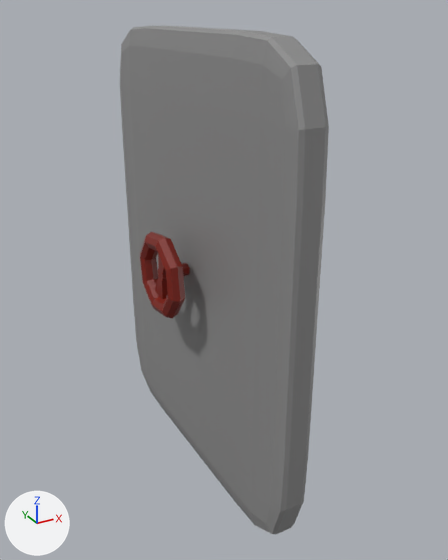
What one commit did to the Blender file Assets/Models/BlenderModels/GridArtAttempt1/DeadBolt.blend.
Both versions are drawn from a 50 mm lens placed at (-1.14, -2.28, 1.06), pointed at (0.07, -0.07, -0.04). Every picture has the same lights, and +X, +Y and +Z are marked at lower left.

The scene before the commit, as lines of its bpy script (objects in view):
```python
me_cube = bpy.data.meshes.new('Cube')
me_cube.from_pydata(...)  # 386 vertices, 384 faces; spans x -1.0..1.0, y -1.0..1.0, z -1.0..1.0
me_cube.materials.append(mat_material)  # picture img_imphenziapalette01_png
me_cube_003 = bpy.data.meshes.new('Cube.003')
me_cube_003.from_pydata(...)  # 200 vertices, 188 faces; spans x -3.11..2.9, y -0.25..0.25, z -0.18..0.2
me_cube_003.materials.append(mat_material)  # picture img_imphenziapalette01_png
ob_cube_002 = bpy.data.objects.new('Cube.002', me_cube)
ob_cube_002.location = (0.0, 0.0, 0.0)
ob_cube_002.scale = (0.0747, 0.777, 0.991)
ob_cube_003 = bpy.data.objects.new('Cube.003', me_cube_003)
ob_cube_003.location = (0.0, 0.0, 0.0)
ob_cube_003.rotation_euler = (0.256, 0.0, 0.0)  # degrees (15, 0, 0)
ob_cube_003.scale = (0.0747, 0.777, 0.991)
```
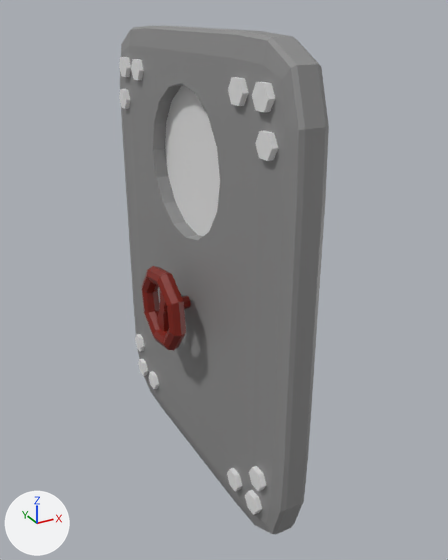
The change, as a list of edits to the scene's bpy script:
```text
Change me_cube:
    used by ob_cube_002; location = (0.0, 0.0, 0.0); scale = (0.0747, 0.777, 0.991)
    remove me_cube.from_pydata(...)  # 386 vertices, 384 faces; spans x -1.0..1.0, y -1.0..1.0, z -1.0..1.0
    add me_cube.from_pydata(...)  # 428 vertices, 396 faces; spans x -1.0..1.0, y -1.0..1.0, z -1.0..1.0
    me_cube part 1
    14 vertices are removed from x -1.0..1.0, y -0.25..0.25, z 0.25..0.74
    28 faces are deleted
    45 vertices are added at x -1.0..1.0, y -0.4..0.42, z 0.16..0.8
    11 new vertices lie (2.0, 0.0, 0.0) away from vertices in x -1.0, y -0.4..0.42, z 0.16..0.6
    40 new faces join them
Add me_cylinder_003:
    me_cylinder_003.from_pydata(...)  # a 16-sided cylinder along z spanning x -1.0..1.0, y -1.0..1.0, z -1.0..1.0
Add me_cylinder_002:
    me_cylinder_002.from_pydata(...)  # a 6-sided cylinder along z spanning x -0.87..0.87, y -1.0..1.0, z -1.0..1.0
Change ob_cube_003:
    ob_cube_003.location: (0.0, 0.0, 0.0) -> (0.0, 0.0, -0.158)
Add ob_cylinder_003:
    ob_cylinder_003 = bpy.data.objects.new('Cylinder.003', me_cylinder_003)
    ob_cylinder_003.location = (0.01, 0.008, 0.475)
    ob_cylinder_003.rotation_euler = (0.0, 1.571, 0.0)  # degrees (0, 90, 0)
    ob_cylinder_003.scale = (0.317, 0.317, 0.0249)
Add ob_cylinder_002:
    ob_cylinder_002 = bpy.data.objects.new('Cylinder.002', me_cylinder_002)
    ob_cylinder_002.location = (0.004, 0.628, 0.664)
    ob_cylinder_002.rotation_euler = (0.0, 1.571, 0.0)  # degrees (0, 90, 0)
    ob_cylinder_002.scale = (0.0492, 0.0492, 0.0966)
    _m = ob_cylinder_002.modifiers.new('Mirror', 'MIRROR')
    _m.use_axis = (False, True, True)
    _m.mirror_object = ob_cube_002
Add ob_cylinder_001:
    ob_cylinder_001 = bpy.data.objects.new('Cylinder.001', me_cylinder_002.copy())
    ob_cylinder_001.location = (0.004, 0.446, 0.809)
    ob_cylinder_001.rotation_euler = (0.0, 1.571, 0.0)  # degrees (0, 90, 0)
    ob_cylinder_001.scale = (0.0492, 0.0492, 0.0966)
    _m = ob_cylinder_001.modifiers.new('Mirror', 'MIRROR')
    _m.use_axis = (False, True, True)
    _m.mirror_object = ob_cube_002
Add ob_cylinder:
    ob_cylinder = bpy.data.objects.new('Cylinder', me_cylinder_002.copy())
    ob_cylinder.location = (0.004, 0.601, 0.809)
    ob_cylinder.rotation_euler = (0.0, 1.571, 0.0)  # degrees (0, 90, 0)
    ob_cylinder.scale = (0.0492, 0.0492, 0.0966)
    _m = ob_cylinder.modifiers.new('Mirror', 'MIRROR')
    _m.use_axis = (False, True, True)
    _m.mirror_object = ob_cube_002
```

Pixel boxes (x1, y1, x2, y2) of what changed, in the pictures (448 x 560 px; the box of a moved part takes in the faces that stretch with it):
'Cylinder.003', added: after (165, 85, 220, 236)
'Cube.003', moved: before (140, 232, 190, 318); after (142, 266, 191, 351)
'Cylinder', added: after (119, 57, 275, 515)
'Cylinder.002', added: after (119, 89, 278, 491)
'Cylinder.001', added: after (131, 59, 248, 491)
part 1 of me_cube, moved or reshaped: (145, 49, 231, 305) in both
